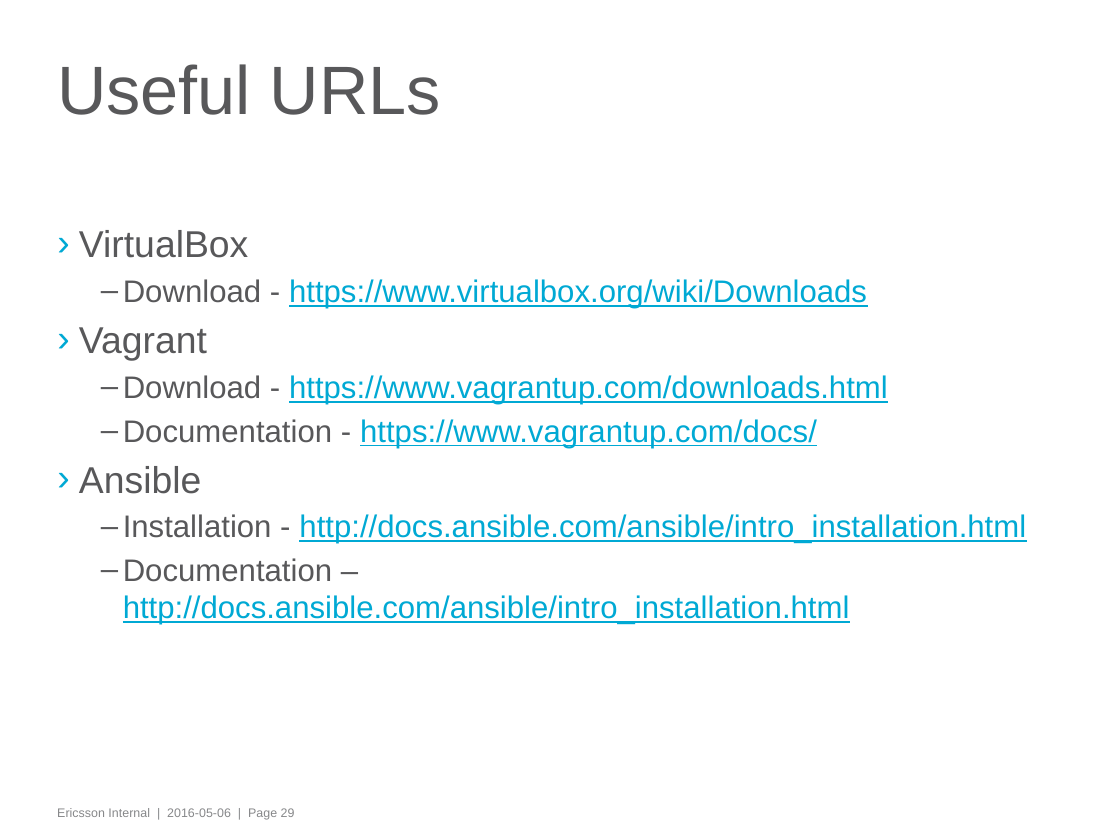
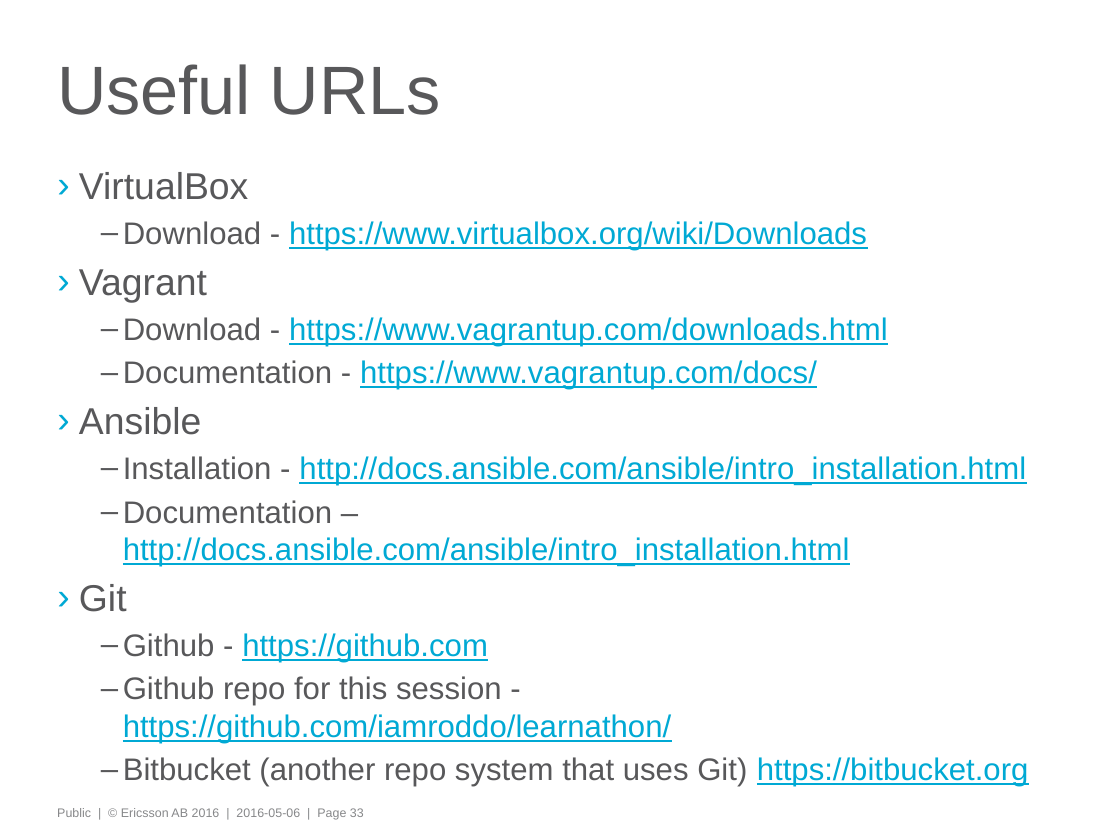
Before and after one commit to iamroddo/learnathon, a slide deck: slide 33 of Vagrant-Ansible-Git_Learnathon.pptx (slide 29 before the commit). Drawn at 1120x840 pixels with LibreOffice and Linux fonts; fonts in the diff are those of the drawing; background and template pictures are left out. Boxes give left, top, right and bottom in pixels: in the first picture for what was removed or moved away, otherwise in the second. Text is boxed around its words. In the diff, an @@ line names an element or a change of style, - is before the commit and + after.

```diff
--- a/Vagrant-Ansible-Git_Learnathon.pptx
+++ b/Vagrant-Ansible-Git_Learnathon.pptx
@@ text "VirtualBox": place and size @@
-text "VirtualBox" at (79,230,1026,625)
+text "VirtualBox" at (79,172,1029,787)
@@ text at (79,584,1029,787): paragraphs added @@
+› Git
+  – Github - https://github.com
+  – Github repo for this session - https://github.com/iamroddo/learnathon/
+  – Bitbucket (another repo system that uses Git) https://bitbucket.org
@@ text at (57,808,364,820): text changed @@
-Ericsson Internal | 2016-05-06 | Page 29
+Public | © Ericsson AB 2016 | 2016-05-06 | Page 33
```
Also in this commit, not shown: 27 other slides changed, 5 slides added, 1 slide removed, 6 other files.
